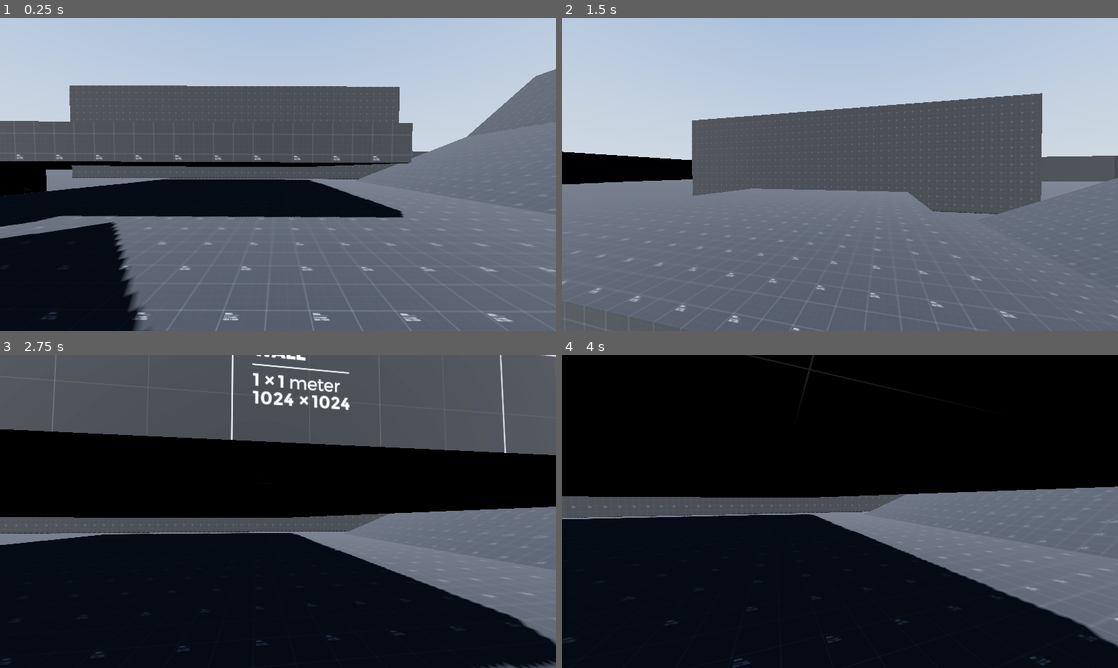
Above: before the commit, frames 1-4 (two rows, left to right).
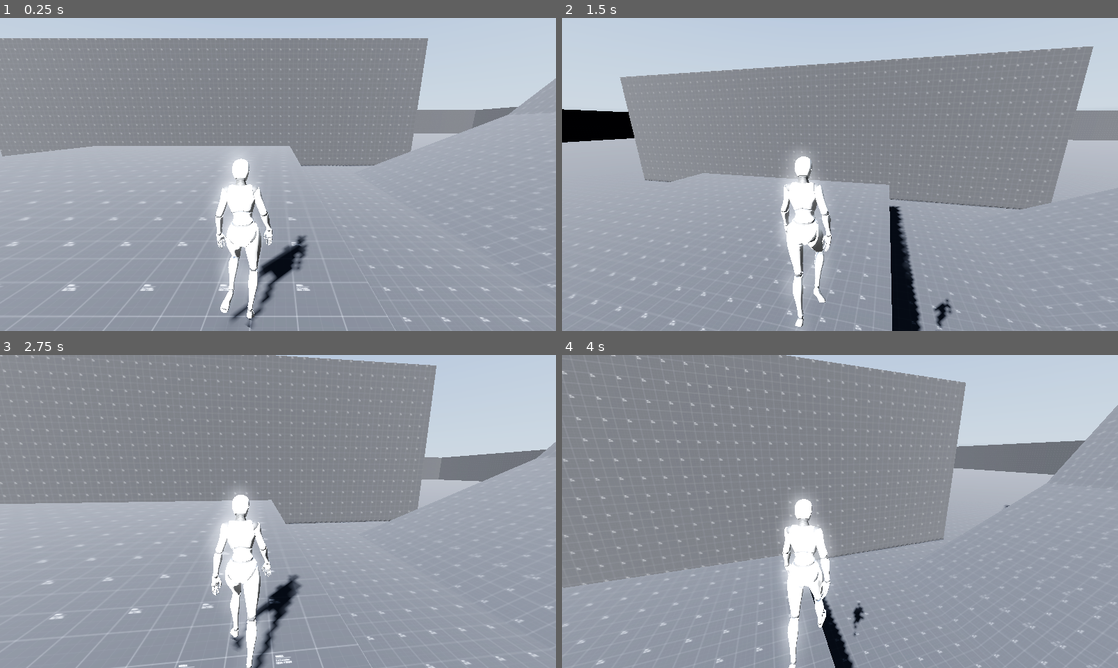
Above: after the commit, the same moments.

Repository: motazhaj/godot-3d-starter-project
Game: Godot game, scene res://scenes/main.tscn
Two runs of this game, one before a commit and one after it. Both use one fixed random seed, a clock stepped at 60 frames per second and the inputs below. A sky picture missing from this copy of the repository is replaced by a grey-blue gradient.
Inputs (mouse positions are in pixels of both pictures, inside the frame that each line leads up to):
- Up to frame 1 (0.25 s): no input
- Up to frame 2 (1.5 s): move the mouse to (867, 174) at 0.52 s; hold Ctrl (crouch) 0.53-1.28 s; hold W (forward) from 0.53 s (still down); tap Space (jump) at 0.77 s; move the mouse to (812, 174) at 1.27 s; tap Alt (freeLook) at 1.35 s
- Up to frame 3 (2.75 s): keep holding W (forward); tap Space (jump) at 1.52 s; move the mouse to (289, 505) at 2.02 s; hold Shift (sprint) from 2.03 s (still down)
- Up to frame 4 (4 s): keep holding W (forward); move the mouse to (834, 517) at 2.77 s; release Shift (sprint) at 2.78 s; tap E (use) at 2.85 s; tap Space (jump) at 3.02, 3.77 s; move the mouse to (878, 514) at 3.52 s; hold Ctrl (crouch) from 3.53 s (still down)

The runs differ from the first frame. In frame 1, 88% of the frame differs, in the area x 0-100%, y 6-100%; in frame 2, 82%; in frame 3, 99%, in the area x 0-100%, y 0-100%; in frame 4, 98%.

Commit message:
Update scene settings

Diff:
--- a/project.godot
+++ b/project.godot
@@ -10,7 +10,7 @@
 
 [application]
 
-config/name="FPS Template"
+config/name="starter project"
 run/main_scene="res://scenes/main.tscn"
 config/features=PackedStringArray("4.4", "Forward Plus")
 config/icon="res://icon.svg"
--- a/scenes/main.tscn
+++ b/scenes/main.tscn
@@ -2,7 +2,7 @@
 
 [ext_resource type="Texture2D" uid="uid://c6t180pi31yxy" path="res://assets/dev/grids/Dark/texture_13.png" id="2_fh4t2"]
 [ext_resource type="Texture2D" uid="uid://dk4ijpkefj3pq" path="res://assets/hdri/animestyled_hdr.hdr" id="2_k7vaq"]
-[ext_resource type="PackedScene" uid="uid://bui3t2i05wq6a" path="res://scenes/Players/first-person.tscn" id="3_sugp2"]
+[ext_resource type="PackedScene" uid="uid://cgyaa45w0fvda" path="res://scenes/Players/third-person/third-person.tscn" id="4_jyhfs"]
 
 [sub_resource type="PanoramaSkyMaterial" id="PanoramaSkyMaterial_wktws"]
 panorama = ExtResource("2_k7vaq")
@@ -21,10 +21,9 @@
 ssil_intensity = 10.98
 sdfgi_enabled = true
 sdfgi_use_occlusion = true
-sdfgi_bounce_feedback = 1.0
-sdfgi_energy = 5.0
+sdfgi_energy = 3.0
 glow_enabled = true
-glow_strength = 1.47
+glow_normalized = true
 fog_light_color = Color(0.541176, 0.568627, 0.611765, 1)
 fog_light_energy = 1.44
 fog_sun_scatter = 0.29
@@ -53,9 +52,12 @@
 
 [node name="DirectionalLight3D" type="DirectionalLight3D" parent="env"]
 transform = Transform3D(0.686148, 0.63, -0.363731, -0.266025, 0.682669, 0.680584, 0.677076, -0.37022, 0.636008, 0, 5.06496, -1.94847)
-light_energy = 2.387
+light_energy = 6.0
 light_indirect_energy = 4.0
 shadow_enabled = true
+shadow_bias = 0.05
+directional_shadow_blend_splits = true
+directional_shadow_fade_start = 0.495
 
 [node name="stage" type="Node3D" parent="."]
 
@@ -167,5 +169,5 @@
 size = Vector3(20, 1, 20)
 material = SubResource("StandardMaterial3D_atry3")
 
-[node name="player" parent="." instance=ExtResource("3_sugp2")]
-transform = Transform3D(1, 0, 0, 0, 1, 0, 0, 0, 1, 6.62736, 0, 4.11738)
+[node name="Third-person" parent="." instance=ExtResource("4_jyhfs")]
+transform = Transform3D(1, 0, 0, 0, 1, 0, 0, 0, 1, 8.42684, 2.80349, -1.55634)
